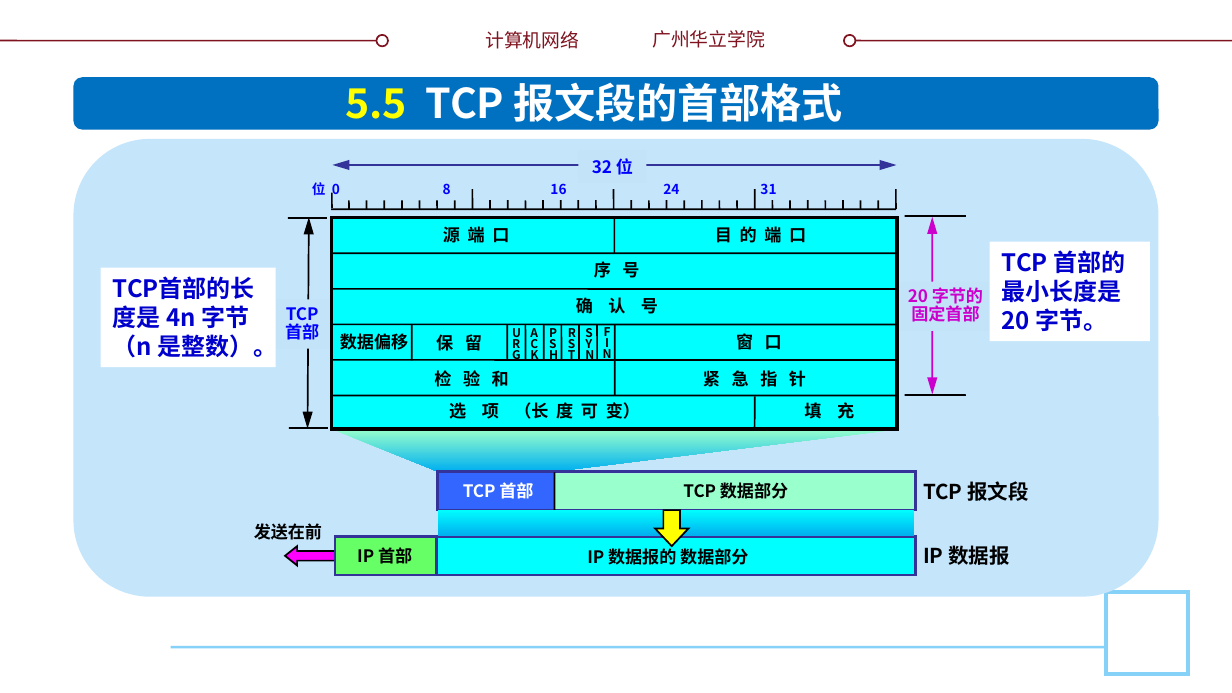
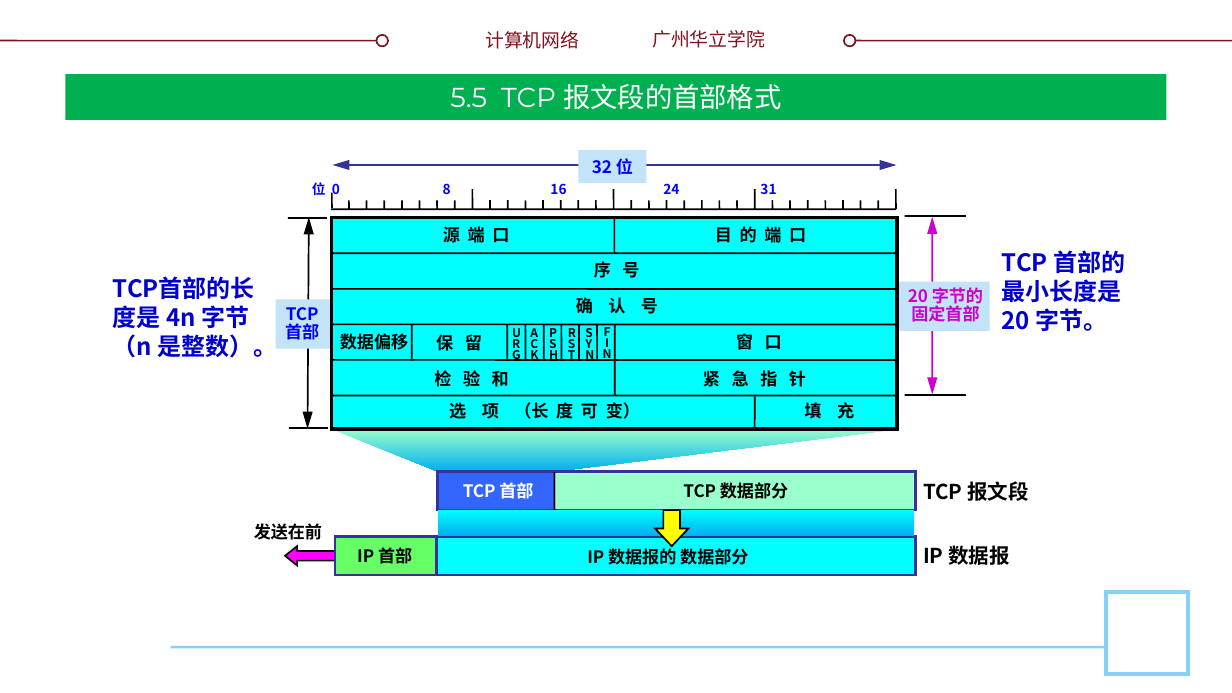
Before and after one commit to glplaman/glplaman.github.io, a slide deck: slide 68 of network/ppt/chap5.pptx (slide 65 before the commit). Drawn at 1232x693 pixels with LibreOffice and Linux fonts; fonts in the diff are those of the drawing; background and template pictures are left out. Boxes give left, top, right and bottom in pixels: in the first picture for what was removed or moved away, otherwise in the second. Text is boxed around its words. In the diff, an @@ line names an element or a change of style, - is before the commit and + after.

```diff
--- a/network/ppt/chap5.pptx
+++ b/network/ppt/chap5.pptx
@@ title "5.5 TCP 报文段的首部格式": place and size @@
-title "5.5 TCP 报文段的首部格式" at bbox=[345, 76, 843, 122]
+title "5.5 TCP 报文段的首部格式" at bbox=[65, 74, 1167, 120]
@@ title "5.5 TCP 报文段的首部格式" at bbox=[65, 74, 1167, 120]: size 24 to 16 pt, font Noto Sans CJK SC to Montserrat, bold off; text colour #FFFF00 to #FFFFFF in "5.5"; vertical alignment top to middle; fill none to #00B050 @@
@@ rounded rectangle removed at bbox=[74, 78, 1159, 131] @@
@@ rounded rectangle removed at bbox=[74, 139, 1159, 598] @@
@@ 2 rectangles, 2 texts: place and size @@
-2 rectangles, 2 texts at bbox=[101, 158, 1149, 367]
+2 rectangles, 2 texts at bbox=[113, 150, 1125, 358]
```
Also in this commit, not shown: 40 other slides changed, 3 slides added, 11 other files.
